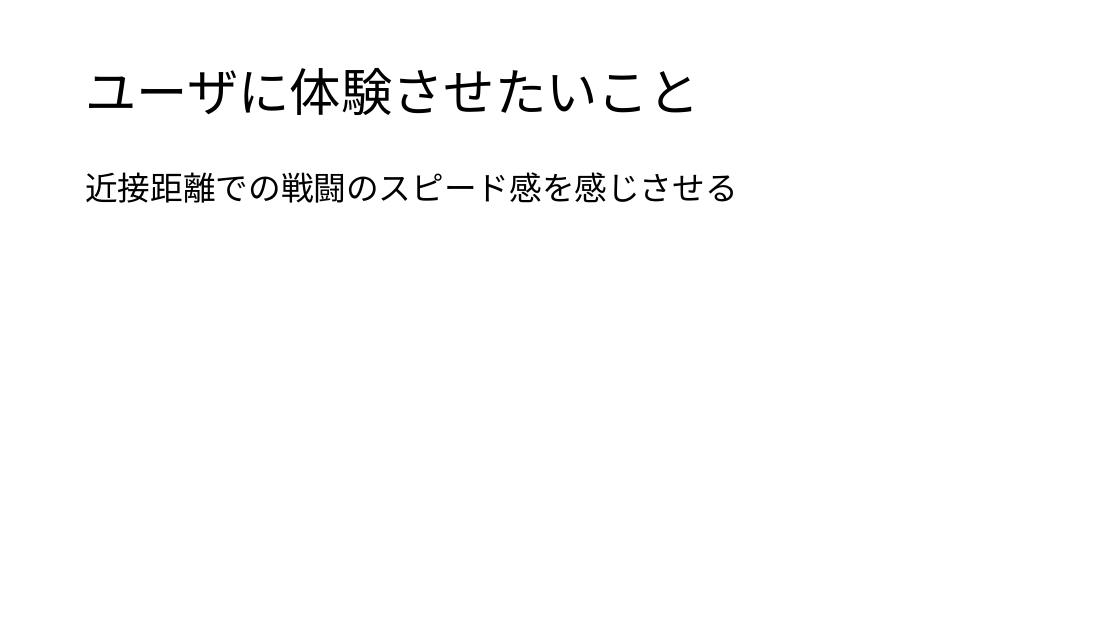
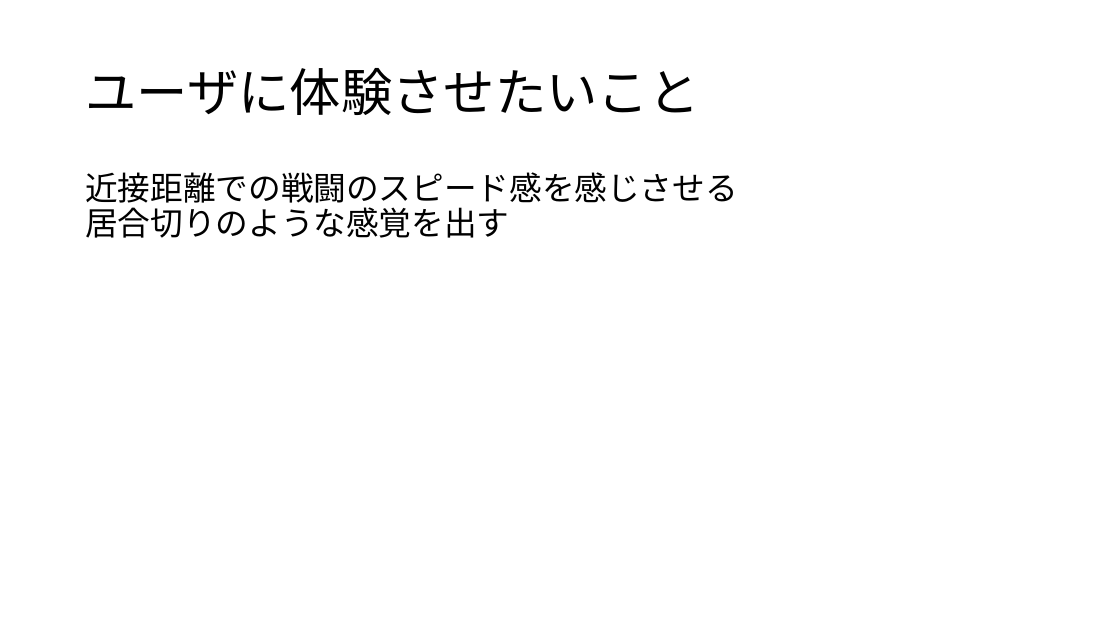
Before and after one commit to HayashiMasakane/Syuusyokusakuhixn, a slide deck: slide 3 of 資料/企画書.pptx. Drawn at 1120x630 pixels with LibreOffice and Linux fonts; fonts in the diff are those of the drawing. Boxes give left, top, right and bottom in pixels: in the first picture for what was removed or moved away, otherwise in the second. Text is boxed around its words. In the diff, an @@ line names an element or a change of style, - is before the commit and + after.

```diff
--- a/資料/企画書.pptx
+++ b/資料/企画書.pptx
@@ text at [85,172,737,238]: text changed @@
-近接距離での戦闘のスピード感を感じさせる
+近接距離での戦闘のスピード感を感じさせる
+居合切りのような感覚を出す
```
Also in this commit, not shown: 4 other slides changed, 3 slides added.
